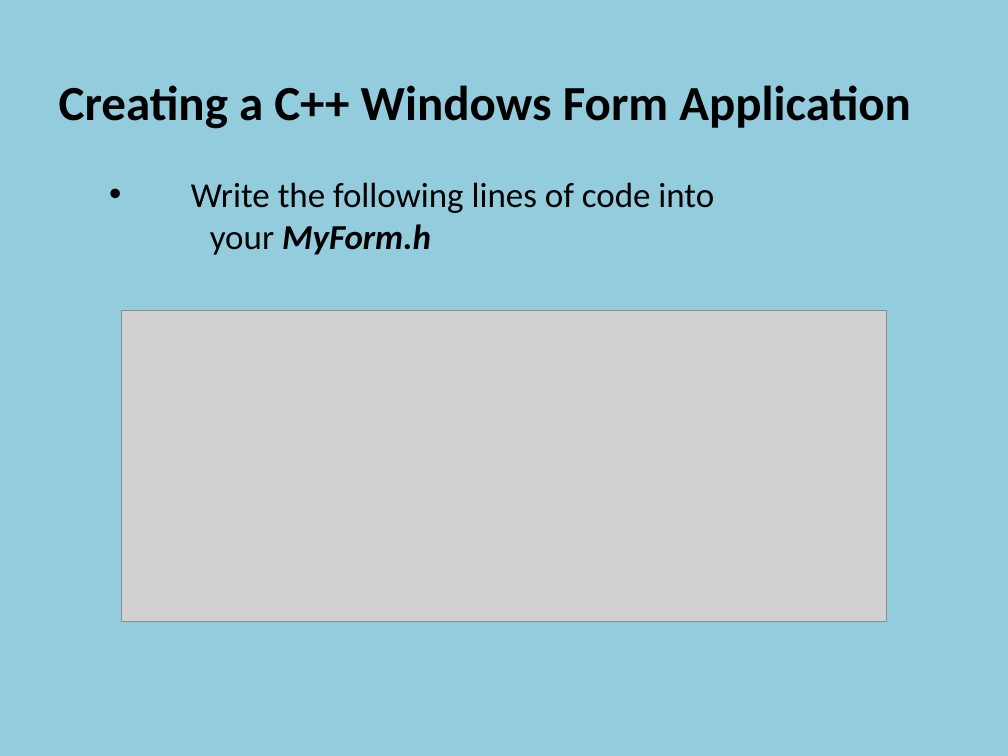
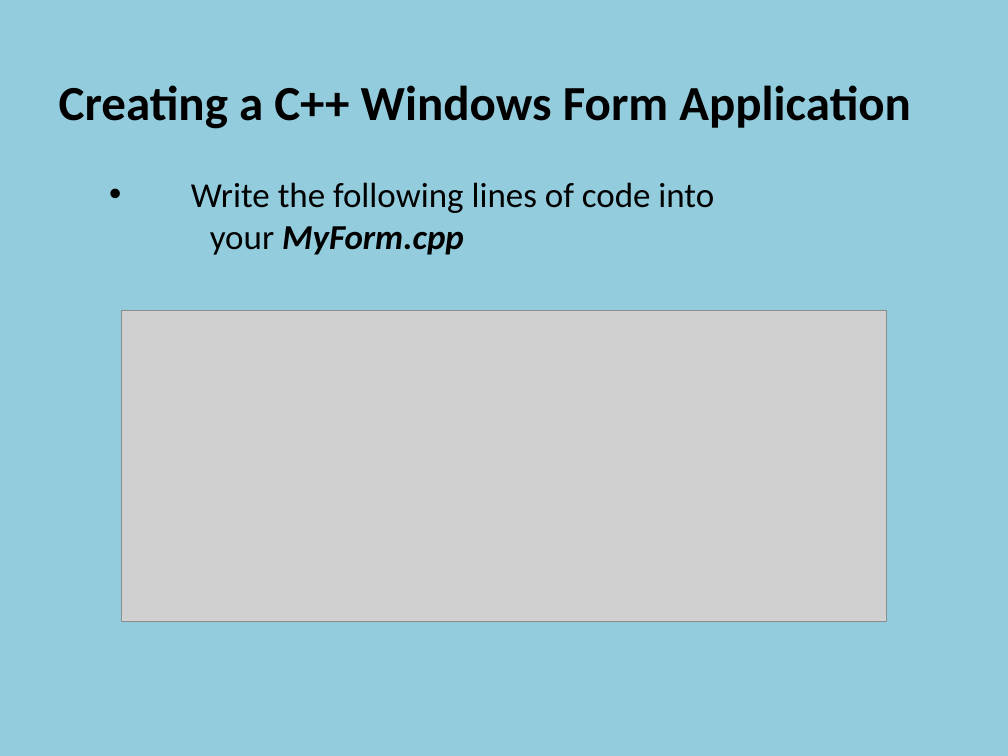
Before and after one commit to szetko/course-materials, a slide deck: slide 29 of programming-4/lectures/01-c++-cli.pptx. Drawn at 1008x756 pixels with LibreOffice and Linux fonts; fonts in the diff are those of the drawing; grey boxes stand for pictures. Boxes give left, top, right and bottom in pixels: in the first picture for what was removed or moved away, otherwise in the second. Text is boxed around its words. In the diff, an @@ line names an element or a change of style, - is before the commit and + after.

```diff
--- a/programming-4/lectures/01-c++-cli.pptx
+++ b/programming-4/lectures/01-c++-cli.pptx
@@ text at <box>210,226,464,255</box>: text changed @@
-    your MyForm.h
+    your MyForm.cpp
```
Also in this commit, not shown: 1 other file.
